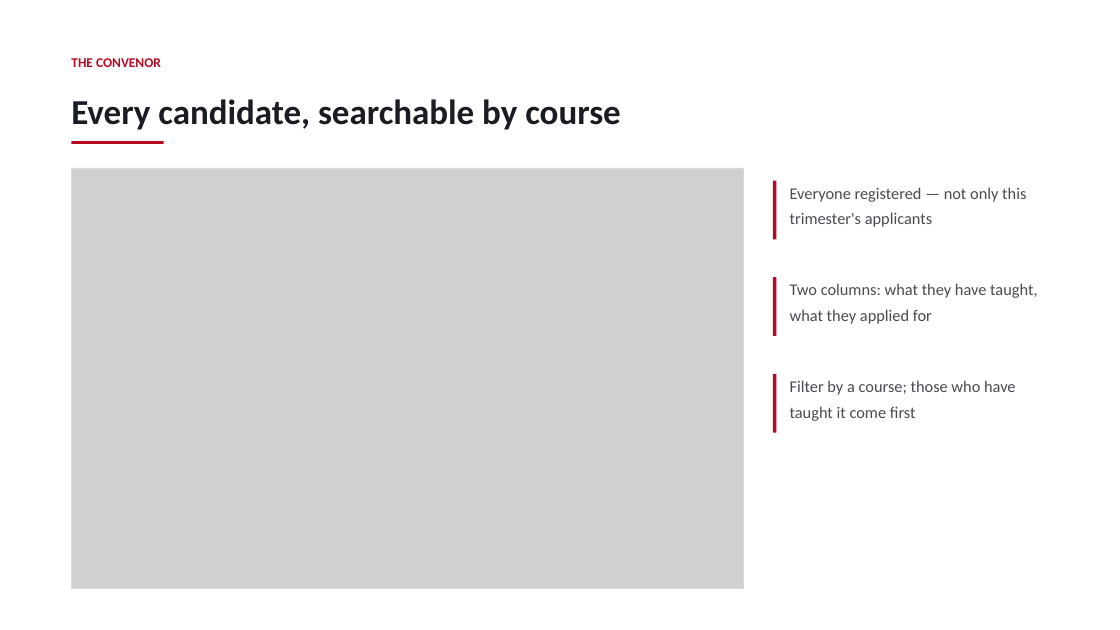
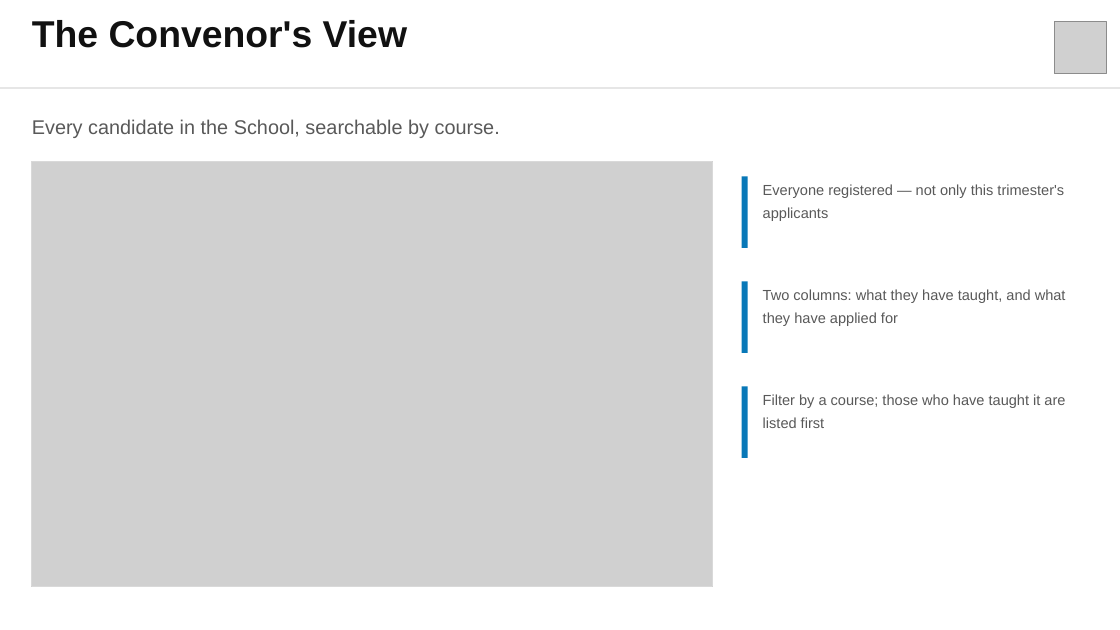
Before and after one commit to WWEISONG/griffith-ict-casual-academic, a slide deck: slide 7 of docs/tutor-program/HoS-briefing.pptx. Drawn at 1120x630 pixels with LibreOffice and Linux fonts; fonts in the diff are those of the drawing; grey boxes stand for pictures. Boxes give left, top, right and bottom in pixels: in the first picture for what was removed or moved away, otherwise in the second. Text is boxed around its words. In the diff, an @@ line names an element or a change of style, - is before the commit and + after.

```diff
--- a/docs/tutor-program/HoS-briefing.pptx
+++ b/docs/tutor-program/HoS-briefing.pptx
@@ text at [32,20,407,48]: text changed; size 11.5 to 32 pt; font Calibri to Arial; text colour #B60A20 to #111111 @@
-THE CONVENOR
+The Convenor's View
@@ picture added at [1054,22,1107,74] @@
@@ rectangle added at [0,87,1120,89], fill #D9D9D9 @@
@@ text at [32,119,500,138]: text changed; size 30 to 17 pt; font Calibri to Arial; text colour #191C22 to #595959; bold off @@
-Every candidate, searchable by course
+Every candidate in the School, searchable by course.
@@ rectangle removed at [71,141,164,144] @@
@@ picture: place and size @@
-picture at [71,168,744,588]
+picture at [32,161,712,586]
@@ rectangle: place and size @@
-rectangle at [71,168,744,588]
+rectangle at [32,161,712,586]
@@ rectangle at [32,161,712,586]: outline #DDDBD8 0.75 pt to #D9D9D9 0.75 pt @@
@@ rectangle: place and size @@
-rectangle at [773,181,776,239]
+rectangle at [742,176,748,248]
@@ text "Everyone registered — not only ...": place and size @@
-text "Everyone registered — not only ..." at [790,187,1026,227]
+text "Everyone registered — not only ..." at [763,184,1064,221]
@@ text "Everyone registered — not only ..." at [763,184,1064,221]: size 14 to 12.5 pt, font Calibri to Arial, text colour #4A4A52 to #595959; line spacing 1.3 to 1.35 @@
@@ rectangle: place and size @@
-rectangle at [773,277,776,336]
+rectangle at [742,281,748,353]
@@ text at [763,289,1066,326]: text changed; size 14 to 12.5 pt; font Calibri to Arial; text colour #4A4A52 to #595959 @@
-Two columns: what they have taught, what they applied for
+Two columns: what they have taught, and what they have applied for
@@ fill #B60A20 to #0878B8 in 3 elements at [742,176,748,248], [742,281,748,353], [742,386,748,458] @@
@@ rectangle: place and size @@
-rectangle at [773,374,776,433]
+rectangle at [742,386,748,458]
@@ text at [763,394,1065,428]: text changed; size 14 to 12.5 pt; font Calibri to Arial; text colour #4A4A52 to #595959 @@
-Filter by a course; those who have taught it come first
+Filter by a course; those who have taught it are listed first
```
Also in this commit, not shown: 13 other slides changed, 3 other files.
